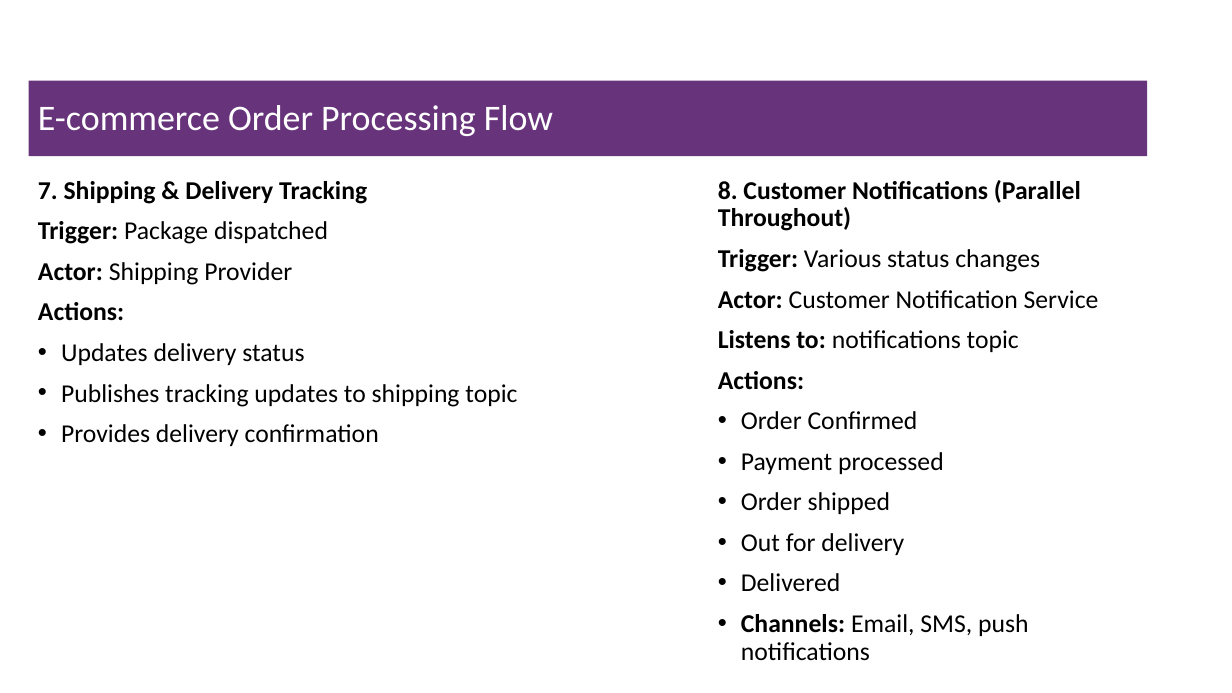
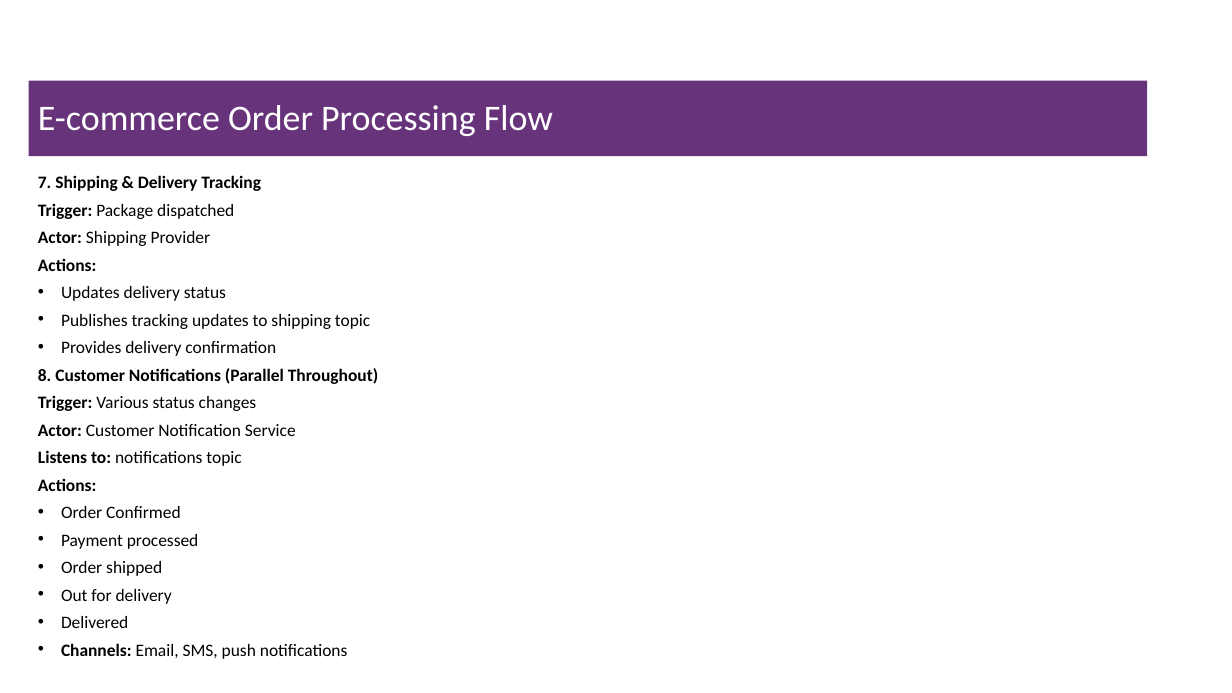
Before and after one commit to msfasha/307401-Big-Data, a slide deck: slide 32 of 20243/section_2_introduction_to_hadoop_eco_system/2-Introduction to Hadoop Eco System.pptx. Drawn at 1232x693 pixels with LibreOffice and Linux fonts; fonts in the diff are those of the drawing; background and template pictures are left out. Boxes give left, top, right and bottom in pixels: in the first picture for what was removed or moved away, otherwise in the second. Text is boxed around its words. In the diff, an @@ line names an element or a change of style, - is before the commit and + after.

```diff
--- a/20243/section_2_introduction_to_hadoop_eco_system/2-Introduction to Hadoop Eco System.pptx
+++ b/20243/section_2_introduction_to_hadoop_eco_system/2-Introduction to Hadoop Eco System.pptx
@@ text at bbox=[38, 175, 370, 356]: size 20 to 13.6 pt in "7. Shipping & Delivery Tracking", "Trigger: Package dispatched", "Actor: Shipping Provider", "Actions:" and 3 more places; line spacing 0.9 to 0.7 @@
@@ text removed at bbox=[718, 180, 1099, 661] @@
-8. Customer Notifications (Parallel Throughout)
-Trigger: Various status changes
-Actor: Customer Notification Service
-Listens to: notifications topic
-Actions:
-• Order Confirmed
-• Payment processed
-• Order shipped
-• Out for delivery
-• Delivered
-• Channels: Email, SMS, push notifications
@@ text at bbox=[38, 368, 378, 659]: paragraphs added @@
+8. Customer Notifications (Parallel Throughout)
+Trigger: Various status changes
+Actor: Customer Notification Service
+Listens to: notifications topic
+Actions:
+• Order Confirmed
+• Payment processed
+• Order shipped
+• Out for delivery
+• Delivered
+• Channels: Email, SMS, push notifications
```
Also in this commit, not shown: 24 other slides changed.
